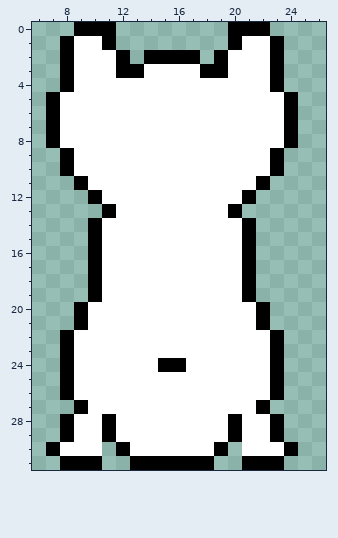
Two versions of one pixel-art sprite, playerCharacter/up.png. The picture above is the old version.
The file is 32x32 pixels. Shown: x 6..26, y 0..31.
New version:
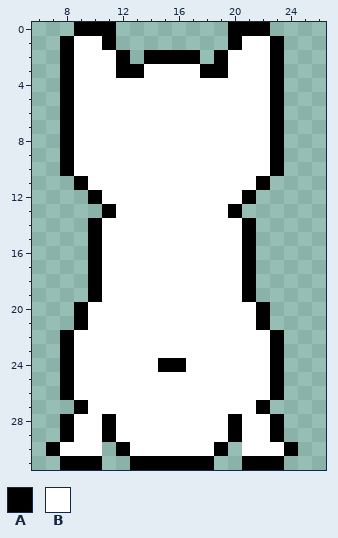
Palette (. is transparent): A #000000  B #ffffff
From old to new:
y 5..8: x 7..8 AB -> .A; x 23..24 BA -> A.
Pixel boxes of the changes (left, top, right, bottom) in both pictures:
changed: (46, 92, 74, 148)
changed: (270, 92, 298, 148)
